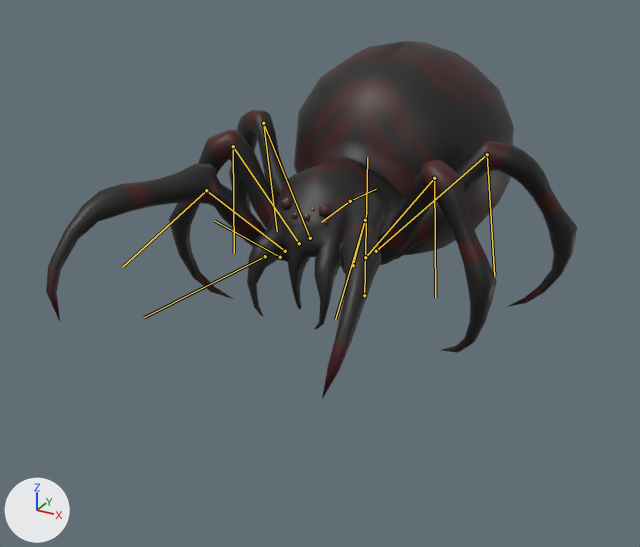
Two versions of the FBX model 이현수/제작 에셋/uasset/MonsterSpider.fbx, one commit apart.
Both versions are drawn from a camera (50 mm lens) standing at (1.22, -2.71, 1.32) and looking at (0.01, -0.5, 0.22). Lighting does not change. The marker at lower left points along +X, +Y and +Z. The first picture is the older version. Both versions are drawn at frame 14 of the action 'SpiderAmature|04Attack02'; the numbers are the values there. The bones that change, and the others that lie on the model, are drawn over the model as lines.

Objects in the first picture: 'Spider'.
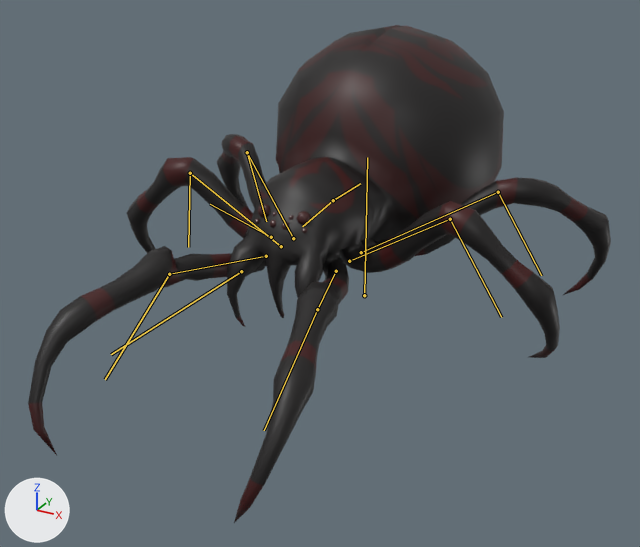
Changed parts and their boxes (x1, y1, x2, y2) in the pictures (640 x 547 px):
'Spider', posed (10% wider, 39% taller)
    before: (46, 41, 577, 399)
    after: (28, 25, 611, 523)
bone 'SpiderCenter', root to tip
    before: (265, 256) to (144, 317)
    after: (241, 271) to (111, 354)
bone 'LegBack.001.L', root to tip
    before: (376, 251) to (487, 154)
    after: (361, 252) to (498, 192)
bone 'LegBack.002.L', root to tip
    before: (487, 154) to (494, 276)
    after: (498, 192) to (541, 275)
bone 'LegMiddle.001.L', root to tip
    before: (365, 257) to (434, 178)
    after: (349, 261) to (450, 219)
bone 'LegMiddle.002.L', root to tip
    before: (434, 178) to (435, 297)
    after: (450, 219) to (501, 317)
bone 'LegFront.001.L', root to tip
    before: (353, 265) to (365, 220)
    after: (336, 271) to (317, 309)
bone 'LegFront.002.L', root to tip
    before: (365, 220) to (335, 319)
    after: (317, 309) to (264, 430)
bone 'LegBack.001.R', root to tip
    before: (310, 238) to (263, 123)
    after: (293, 238) to (247, 152)
bone 'LegBack.002.R', root to tip
    before: (263, 123) to (277, 231)
    after: (247, 152) to (266, 221)
bone 'LegMiddle.001.R', root to tip
    before: (299, 243) to (233, 146)
    after: (281, 246) to (190, 173)
bone 'LegMiddle.002.R', root to tip
    before: (233, 146) to (234, 253)
    after: (190, 173) to (188, 247)
bone 'LegFront.001.R', root to tip
    before: (285, 251) to (206, 190)
    after: (266, 256) to (169, 274)
bone 'LegFront.002.R', root to tip
    before: (206, 190) to (122, 267)
    after: (169, 274) to (105, 379)

What changed in the scene script:
```text
Change bone_spidercenter:
    where bone_spidercenter = bpy.data.objects['SpiderAmature'].pose.bones['SpiderCenter']  # child of 'SpiderRoot'
    bone_spidercenter.location: (0.0, 0.117, 0.0) -> (0.0, 0.235, 0.0)
    bone_spidercenter.rotation_quaternion: (0.999, -0.037, 0.0, 0.0) -> (1.0, 0.0, 0.0, 0.0)  # degrees (-4, 0, 0) -> degrees (0, 0, 0)
Change bone_legback_001_l:
    where bone_legback_001_l = bpy.data.objects['SpiderAmature'].pose.bones['LegBack.001.L']  # child of 'SpiderHead'
    bone_legback_001_l.rotation_quaternion: (0.998, 0.036, 0.05, 0.028) -> (0.981, -0.174, 0.082, 0.005)  # degrees (4, 6, 3) -> degrees (-20, 9, -1)
Change bone_legback_002_l:
    where bone_legback_002_l = bpy.data.objects['SpiderAmature'].pose.bones['LegBack.002.L']  # child of 'LegBack.001.L'
    bone_legback_002_l.rotation_quaternion: (0.997, 0.044, 0.001, 0.07) -> (0.905, 0.397, 0.016, 0.153)  # degrees (5, 0, 8) -> degrees (47, -5, 17)
Change bone_legmiddle_001_l:
    where bone_legmiddle_001_l = bpy.data.objects['SpiderAmature'].pose.bones['LegMiddle.001.L']  # child of 'SpiderHead'
    bone_legmiddle_001_l.rotation_quaternion: (0.996, 0.021, 0.057, 0.058) -> (0.983, -0.106, 0.13, -0.078)  # degrees (3, 6, 7) -> degrees (-14, 14, -11)
Change bone_legmiddle_002_l:
    where bone_legmiddle_002_l = bpy.data.objects['SpiderAmature'].pose.bones['LegMiddle.002.L']  # child of 'LegMiddle.001.L'
    bone_legmiddle_002_l.rotation_quaternion: (0.994, 0.07, 0.002, 0.08) -> (0.944, 0.255, 0.023, -0.209)  # degrees (8, 0, 9) -> degrees (29, 9, -23)
Change bone_legfront_001_l:
    where bone_legfront_001_l = bpy.data.objects['SpiderAmature'].pose.bones['LegFront.001.L']  # child of 'SpiderHead'
    bone_legfront_001_l.rotation_quaternion: (0.99, 0.092, -0.047, -0.092) -> (0.903, 0.267, -0.084, -0.325)  # degrees (11, -4, -11) -> degrees (32, 1, -39)
Change bone_legfront_002_l:
    where bone_legfront_002_l = bpy.data.objects['SpiderAmature'].pose.bones['LegFront.002.L']  # child of 'LegFront.001.L'
    bone_legfront_002_l.rotation_quaternion: (0.838, 0.051, -0.017, 0.543) -> (0.693, 0.087, -0.036, 0.715)  # degrees (4, -5, 66) -> degrees (4, -10, 91)
Change bone_legback_001_r:
    where bone_legback_001_r = bpy.data.objects['SpiderAmature'].pose.bones['LegBack.001.R']  # child of 'SpiderHead'
    bone_legback_001_r.rotation_quaternion: (0.998, 0.036, -0.05, -0.028) -> (0.981, -0.174, -0.082, -0.005)  # degrees (4, -6, -3) -> degrees (-20, -9, 1)
Change bone_legback_002_r:
    where bone_legback_002_r = bpy.data.objects['SpiderAmature'].pose.bones['LegBack.002.R']  # child of 'LegBack.001.R'
    bone_legback_002_r.rotation_quaternion: (0.997, 0.044, -0.001, -0.07) -> (0.905, 0.397, -0.016, -0.153)  # degrees (5, 0, -8) -> degrees (47, 5, -17)
Change bone_legmiddle_001_r:
    where bone_legmiddle_001_r = bpy.data.objects['SpiderAmature'].pose.bones['LegMiddle.001.R']  # child of 'SpiderHead'
    bone_legmiddle_001_r.rotation_quaternion: (0.996, 0.021, -0.057, -0.058) -> (0.983, -0.106, -0.13, 0.078)  # degrees (3, -6, -7) -> degrees (-14, -14, 11)
Change bone_legmiddle_002_r:
    where bone_legmiddle_002_r = bpy.data.objects['SpiderAmature'].pose.bones['LegMiddle.002.R']  # child of 'LegMiddle.001.R'
    bone_legmiddle_002_r.rotation_quaternion: (0.994, 0.07, -0.002, -0.08) -> (0.944, 0.255, -0.023, 0.209)  # degrees (8, 0, -9) -> degrees (29, -9, 23)
Change bone_legfront_001_r:
    where bone_legfront_001_r = bpy.data.objects['SpiderAmature'].pose.bones['LegFront.001.R']  # child of 'SpiderHead'
    bone_legfront_001_r.rotation_quaternion: (0.99, 0.092, 0.047, 0.092) -> (0.903, 0.267, 0.084, 0.325)  # degrees (11, 4, 11) -> degrees (32, -1, 39)
Change bone_legfront_002_r:
    where bone_legfront_002_r = bpy.data.objects['SpiderAmature'].pose.bones['LegFront.002.R']  # child of 'LegFront.001.R'
    bone_legfront_002_r.rotation_quaternion: (0.838, 0.051, 0.017, -0.543) -> (0.693, 0.087, 0.036, -0.715)  # degrees (4, 5, -66) -> degrees (4, 10, -91)
```
